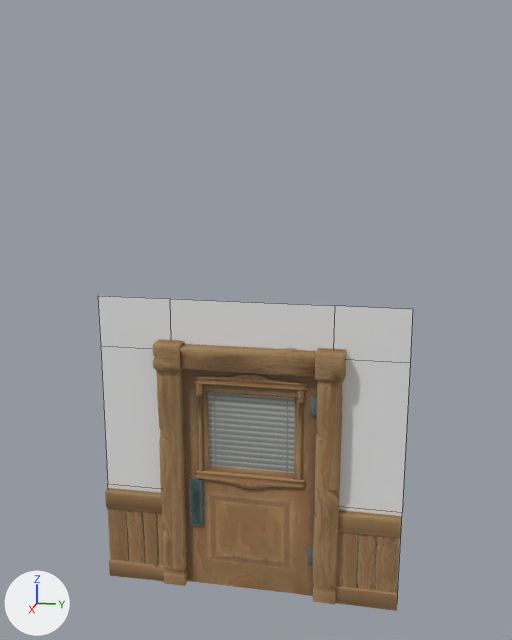
A saved change to the FBX model Assets/04_Art/Assets/Modular Assets/Doors/Modular_Door.fbx.
The view is the same before and after, from a 50 mm lens placed at (9.99, 2.02, 6.95), pointed at (-0.07, 0.01, 4.44). The axes (+X, +Y, +Z) are drawn at lower left. The lights are the same throughout. Mesh edges are drawn as thin lines on the coarser meshes. Where no turn or scale is listed for an object, it has been applied to the vertices. Vertices at the same position are counted once.

The first picture shows 'door_modular.001', 'door_modular.002', 'door_modular.003'.
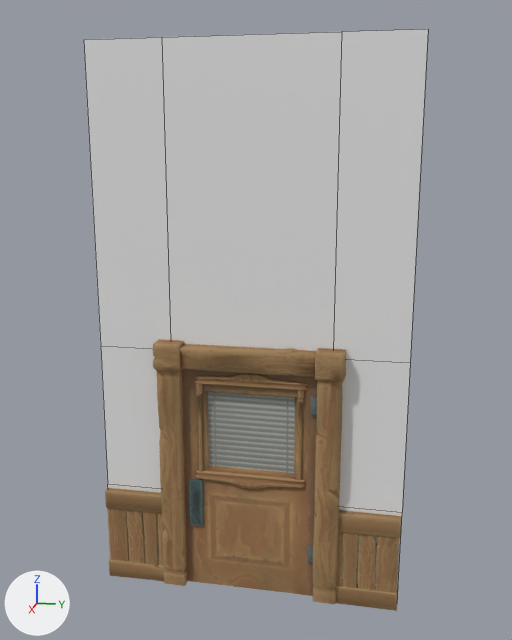
The newer file is also turned or shifted as a whole; pictures and numbers use the older file's frame.

What differs and where, as boxes [x1, y1, x2, y2] in the pictures (512 x 640 px; the box of a moved part takes in the faces that stretch with it):
'door_modular.001', reshaped (9% wider, 91% taller)
    before: [98, 296, 413, 589]
    after: [84, 29, 428, 589]
part 1 of me_plane_008, moved or reshaped
    before: [98, 296, 413, 351]
    after: [84, 29, 428, 351]

Diff of the bpy script that builds the scene:
```diff
--- a/Assets/04_Art/Assets/Modular Assets/Doors/Modular_Door.fbx.py
+++ b/Assets/04_Art/Assets/Modular Assets/Doors/Modular_Door.fbx.py
@@ me_plane_008 @@
 me_plane_008.from_pydata(...)  # 16 vertices, 7 faces; spans x -0.03, y -2.45..2.29, z -0.04..4.71
 # used by ob_door_modular_001; location = (0.0, -0.01, 0.0)
 # before: 1 (-0.03, -2.45, 4.71) at pixel (97, 295), 3 (-0.03, 2.29, 4.71) at pixel (412, 309), 5 (-0.03, -1.29, 4.71) at pixel (169, 298), 7 (-0.03, 1.19, 4.71) at pixel (334, 305)
+# me_plane_008 part 1
+for i in [1, 3, 5, 7]: me_plane_008.vertices[i].co += Vector((0.0, 0.0, 3.7))
 me_plane_008.materials.append(mat_material_002)
```
